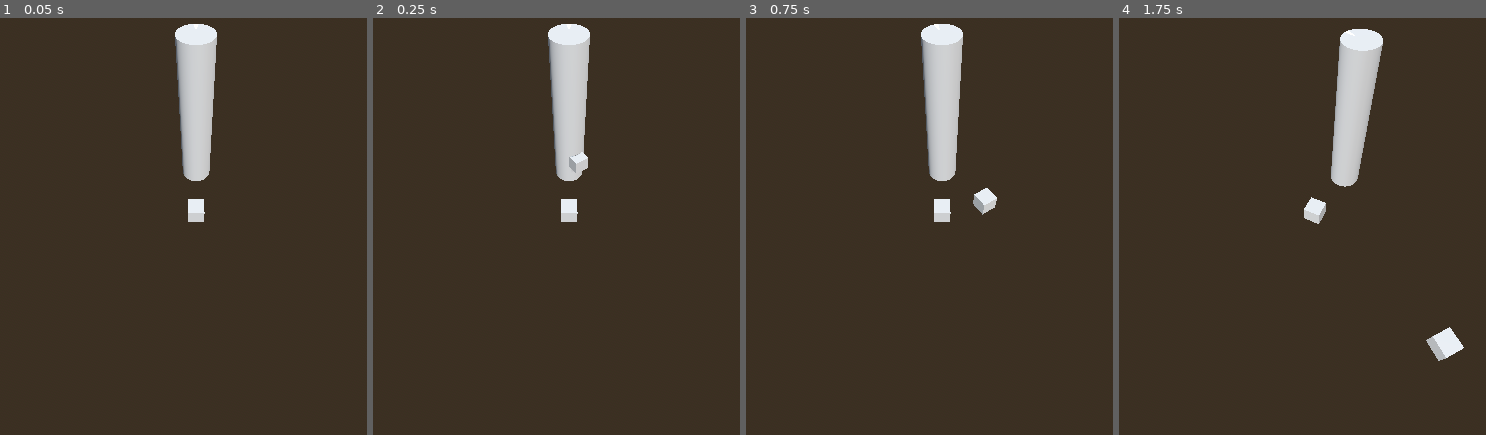
Above: before the commit, frames 1-4 (left to right).
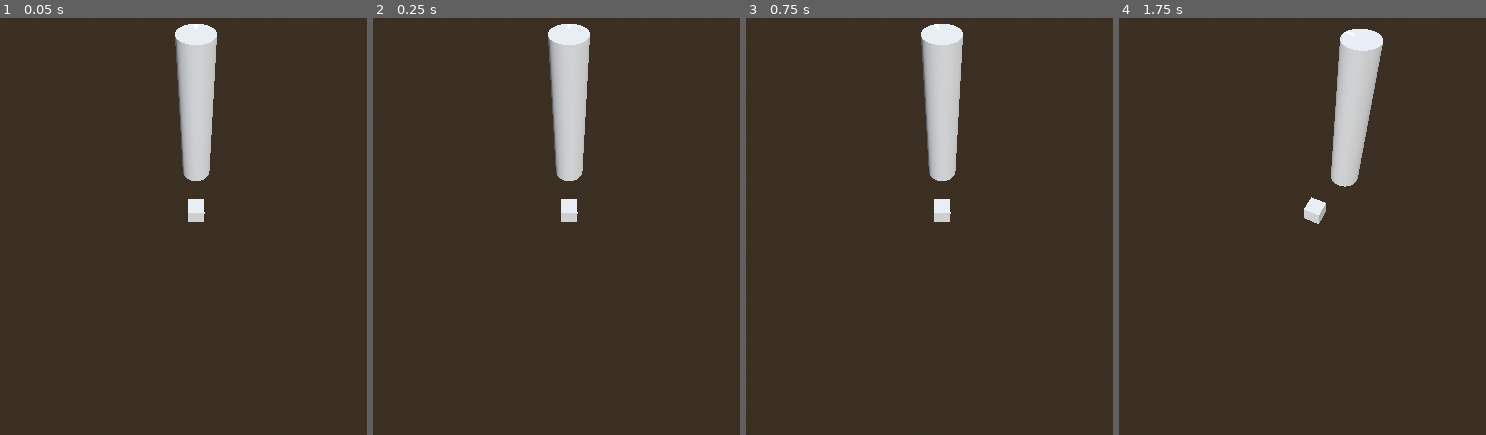
Above: after the commit, the same moments.

Repository: Yrthgze/Lighthouse
Game: Godot game, scene res://scenes/main_level.tscn
The game is run twice, just before and just after one commit, with the same random seed, the same clock (stepped at 60 frames per second) and the same inputs.
Inputs:
- Up to frame 1 (0.05 s): no input
- Up to frame 2 (0.25 s): no input
- Up to frame 3 (0.75 s): hold D (rotate_lighthouse_right) from 0.53 s (still down)
- Up to frame 4 (1.75 s): release D (rotate_lighthouse_right) at 1.28 s; hold Q (rotate_left) from 1.28 s (still down)

Frame 1 is identical in both runs. In frame 2, 0.1% of the frame differs, in the area x 53-59%, y 32-38%; in frame 3, 0.3%; in frame 4, 0.5%, in the area x 83-95%, y 74-83%.

Commit message:
[TheLighthouse]: Boat acceleration and desaceleration, but TBD.

Diff:
--- a/scripts/allies/boat.gd
+++ b/scripts/allies/boat.gd
@@ -1,10 +1,14 @@
 extends CharacterBody3D
 
-var speed : float = 50.0
+var current_speed = 0.0
 @onready var nav_path: Path3D = %NavigationPath
 @onready var nav_path_follower: PathFollow3D = %NavigationPathFollower
 var rotation_speed = 1.0
 var is_moving: bool = false
+# Variables de configuración
+var max_speed = 10.0  # Velocidad máxima en unidades por segundo
+var acceleration_duration = 2.0  # Duración en segundos para alcanzar la velocidad máxima
+var deceleration_distance = 5.0  # Distancia desde el final de la curva donde comenzará a desacelerar
 
 func _ready():
 	nav_path_follower.progress = 0.0
@@ -12,15 +16,30 @@
 
 func _process(delta):
 	if is_moving:
+		var progress_ratio = nav_path_follower.progress_ratio
+		var distance_to_end = 1.0 - progress_ratio
+		 # Aceleración suave al principio
+		if progress_ratio < (acceleration_duration * max_speed):
+			# Ease-in al inicio
+			var acceleration_ratio = progress_ratio / (acceleration_duration / nav_path.curve.get_baked_length())
+			current_speed = lerp(0.0, max_speed, acceleration_ratio)
+		# Desaceleración suave al final
+		elif distance_to_end < deceleration_distance:
+			# Ease-out al final
+			current_speed = lerp(0.0, max_speed, distance_to_end / deceleration_distance)
+		else:
+			# Mantener la velocidad máxima
+			current_speed = max_speed
 		# Avanzar a lo largo de la curva
-		nav_path_follower.progress_ratio += speed * delta * 0.01
+		nav_path_follower.progress_ratio += current_speed * delta * 0.01
 		global_transform.origin = nav_path_follower.global_transform.origin
 
 		look_at(nav_path_follower.global_transform.origin + nav_path_follower.transform.basis.z, Vector3.UP)
 
-		if nav_path_follower.progress_ratio >= 0.9:
+		if progress_ratio >= 0.9:
 			nav_path_follower.progress_ratio = 1.0
 			is_moving = false
+
 
 func get_turn_direction_point(start_pos: Vector3,target_pos: Vector3) -> Vector3:
 	var direction_vector = target_pos - start_pos
